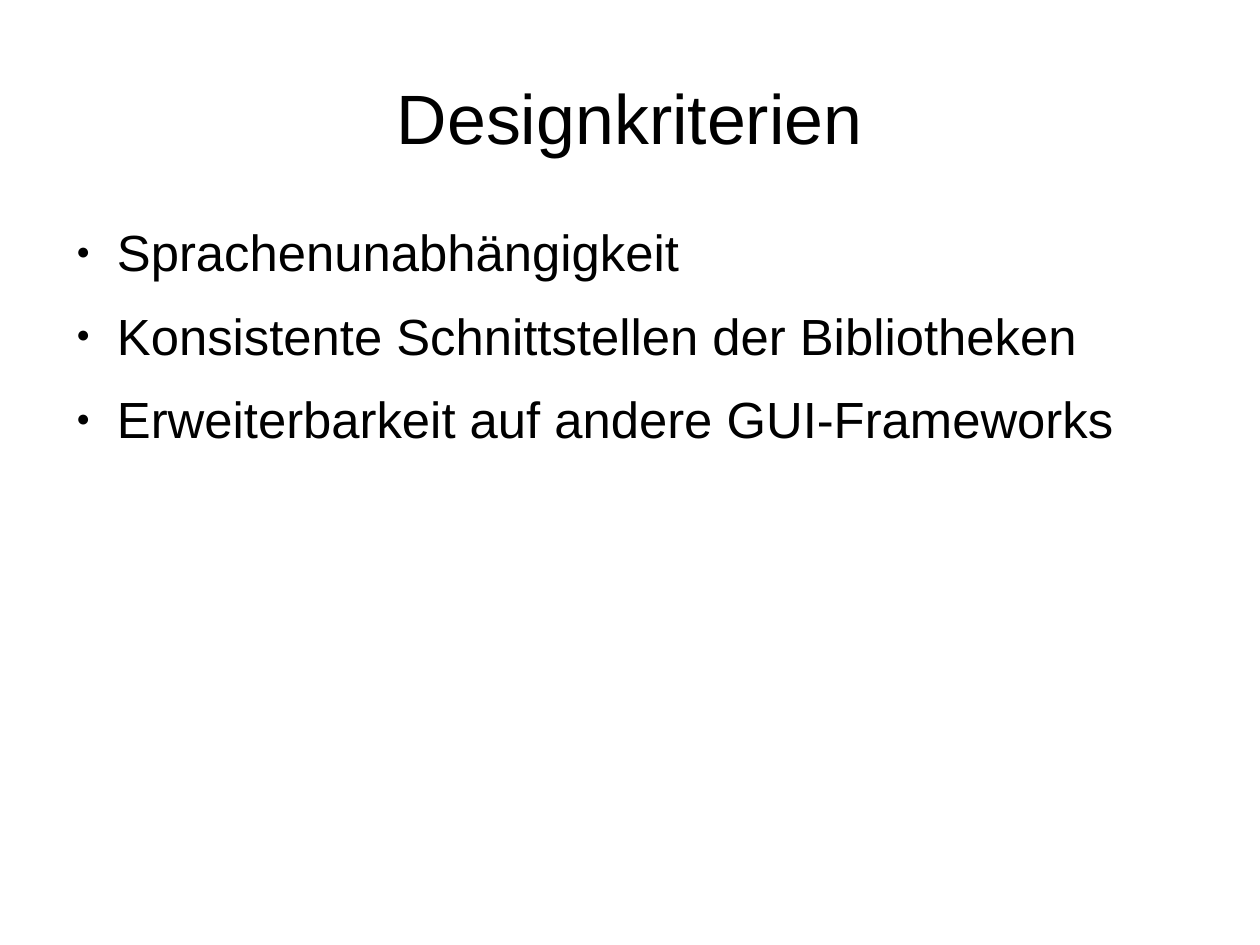
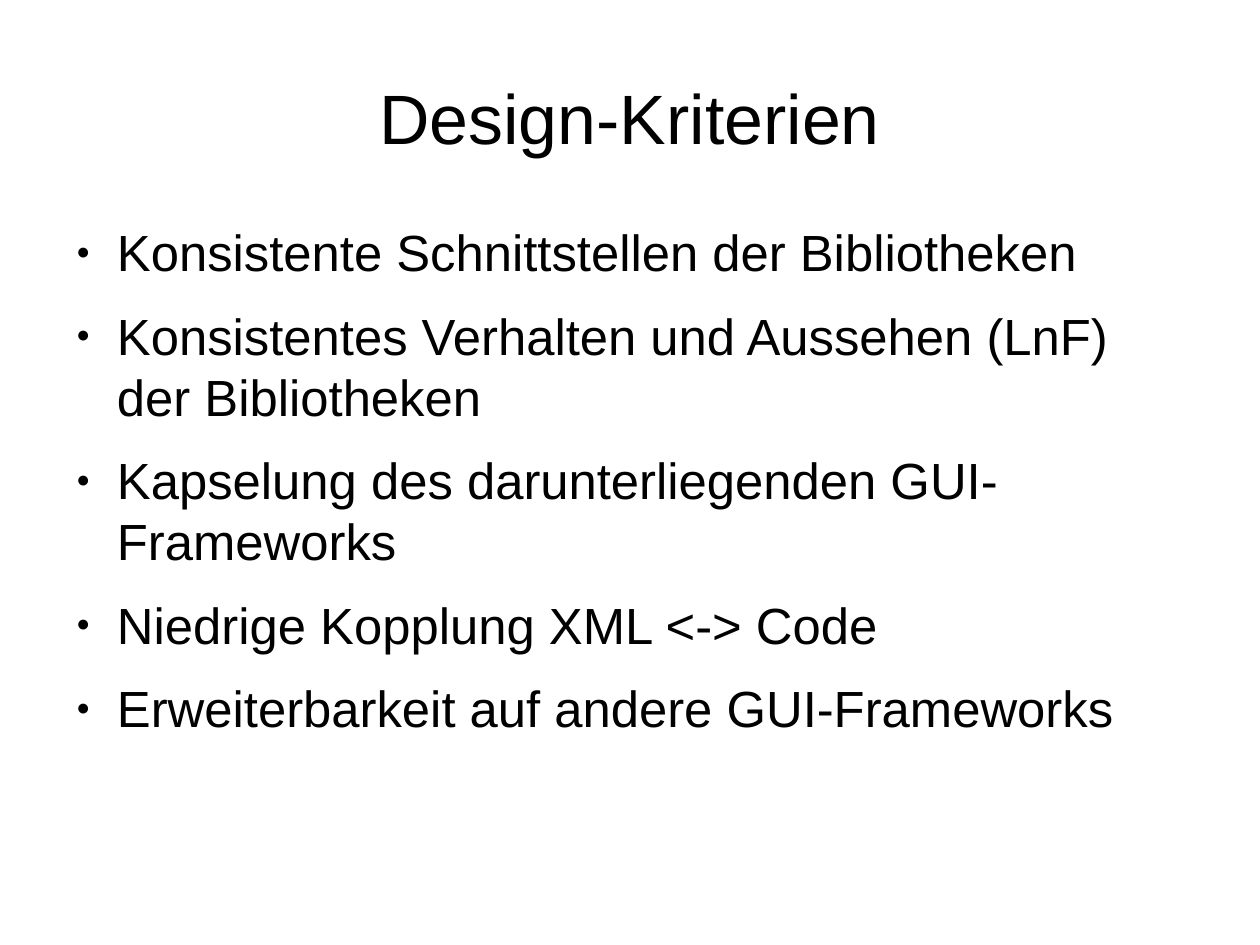
Before and after one commit to hheimbuerger/yaxgl, a slide deck: slide 7 of documents/Praesentationen/Projektabschlusspraesentation.odp. Drawn at 1260x945 pixels with LibreOffice and Linux fonts; fonts in the diff are those of the drawing; background and template pictures are left out. Boxes give left, top, right and bottom in pixels: in the first picture for what was removed or moved away, otherwise in the second. Text is boxed around its words. In the diff, an @@ line names an element or a change of style, - is before the commit and + after.

```diff
--- a/documents/Praesentationen/Projektabschlusspraesentation.odp
+++ b/documents/Praesentationen/Projektabschlusspraesentation.odp
@@ title at box(379, 93, 879, 157): text changed @@
-Designkriterien
+Design-Kriterien
@@ text at box(117, 234, 679, 282): paragraph removed @@
-● Sprachenunabhängigkeit
@@ text at box(117, 318, 1108, 654): paragraphs added @@
+● Konsistentes Verhalten und Aussehen (LnF) der Bibliotheken
+● Kapselung des darunterliegenden GUI-Frameworks
+● Niedrige Kopplung XML <-> Code
```
Also in this commit, not shown: 3 other slides changed.
